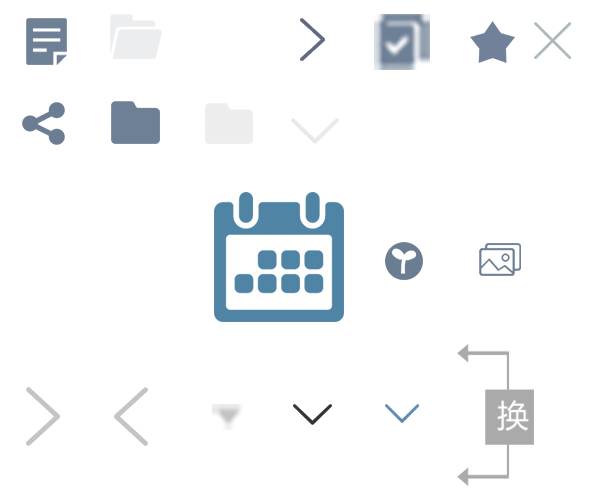
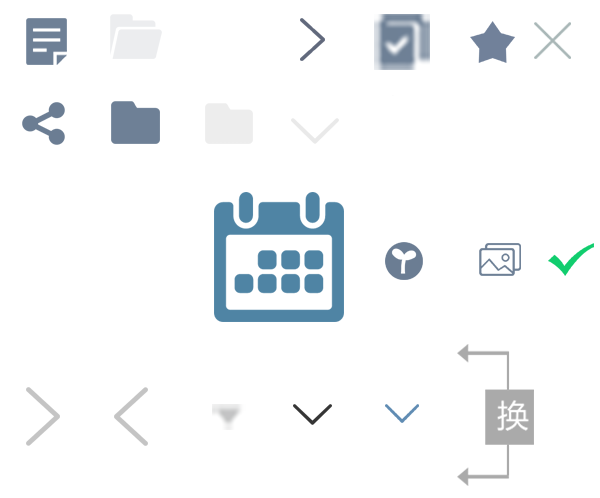
The second 600 × 498 image is a revision of the first. Changes to its layers:
added layer "图层 4" above "图层 3" over (x1=548, y1=243, x2=594, y2=276)
